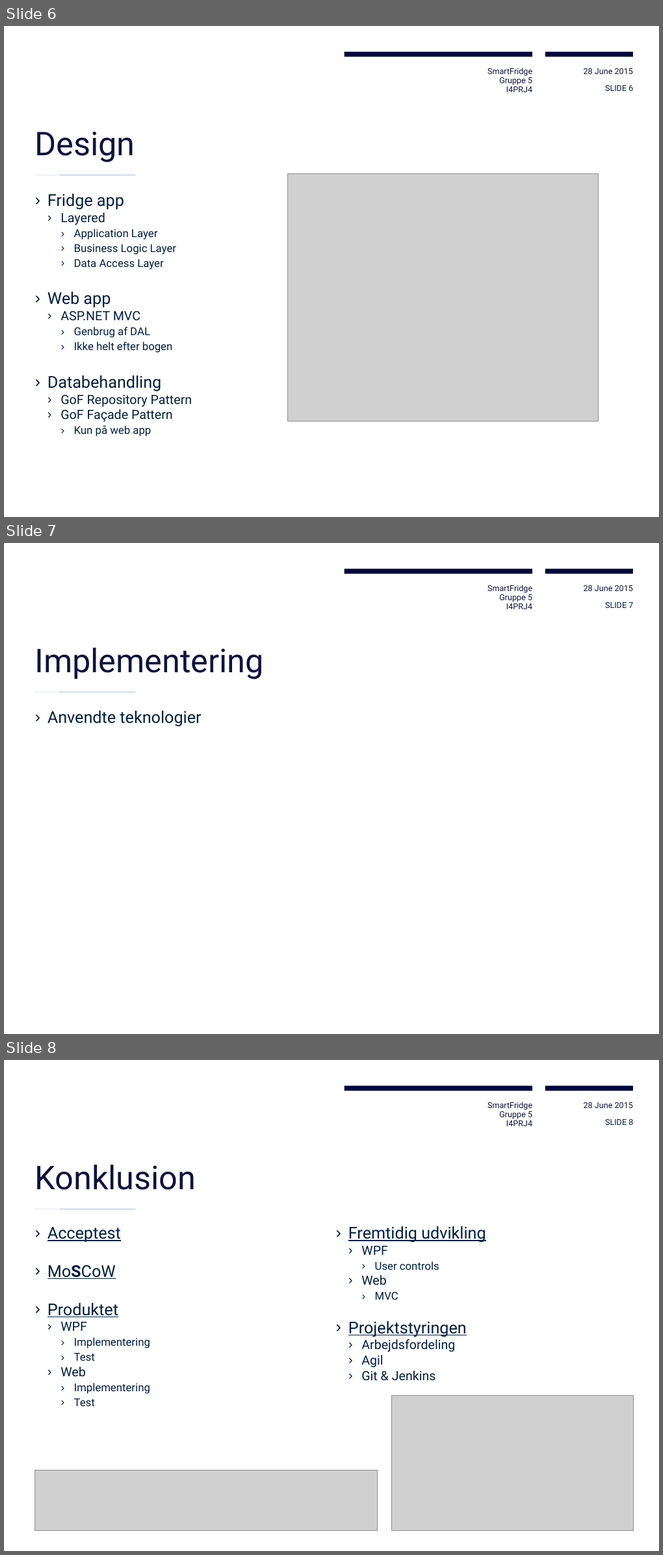
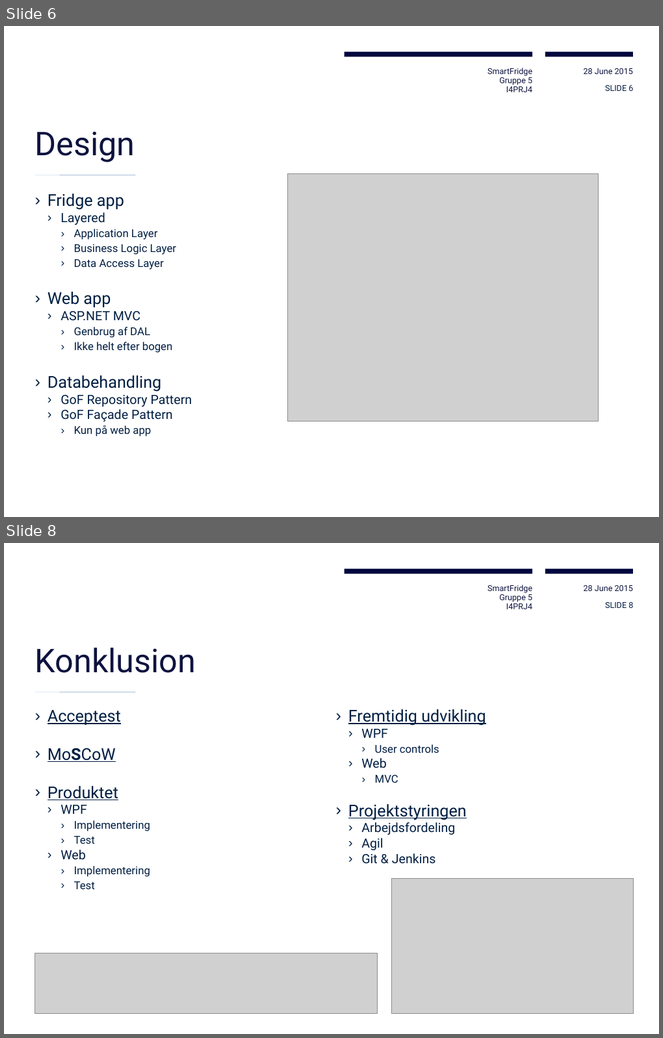
Before and after one commit to Ztuff/I4PRJ4, a slide deck: Fremlæggelse/SmartFridge fremlæggelse.pptx. Shown one above the other, each under a label of ours: slides 6, 7 and 8 before the commit, slides 6 and 8 after it; the slides between them are not shown. The pictures are 663x1555 and 663x1038 pixels, drawn with LibreOffice and Linux fonts; fonts in the diff are those of the drawing; grey boxes stand for pictures; background and template pictures are left out. Boxes give left, top, right and bottom in pixels: in the first picture for what was removed or moved away, otherwise in the second. Text is boxed around its words. In the diff, an @@ line names an element or a change of style, - is before the commit and + after.

```diff
--- a/Fremlæggelse/SmartFridge fremlæggelse.pptx
+++ b/Fremlæggelse/SmartFridge fremlæggelse.pptx
@@ slide 7 removed at box(4, 543, 659, 1034), background #FFFFFF; not listed: 8 template elements that a slide beside it also shows @@
@@ page number removed at box(605, 602, 633, 608) @@
-SLIDE 7
@@ title removed at box(35, 648, 264, 679) @@
-Implementering
@@ text removed at box(48, 711, 201, 727) @@
-› Anvendte teknologier
```
Also in this commit, not shown: 1 slide changed, 1 slide added.
